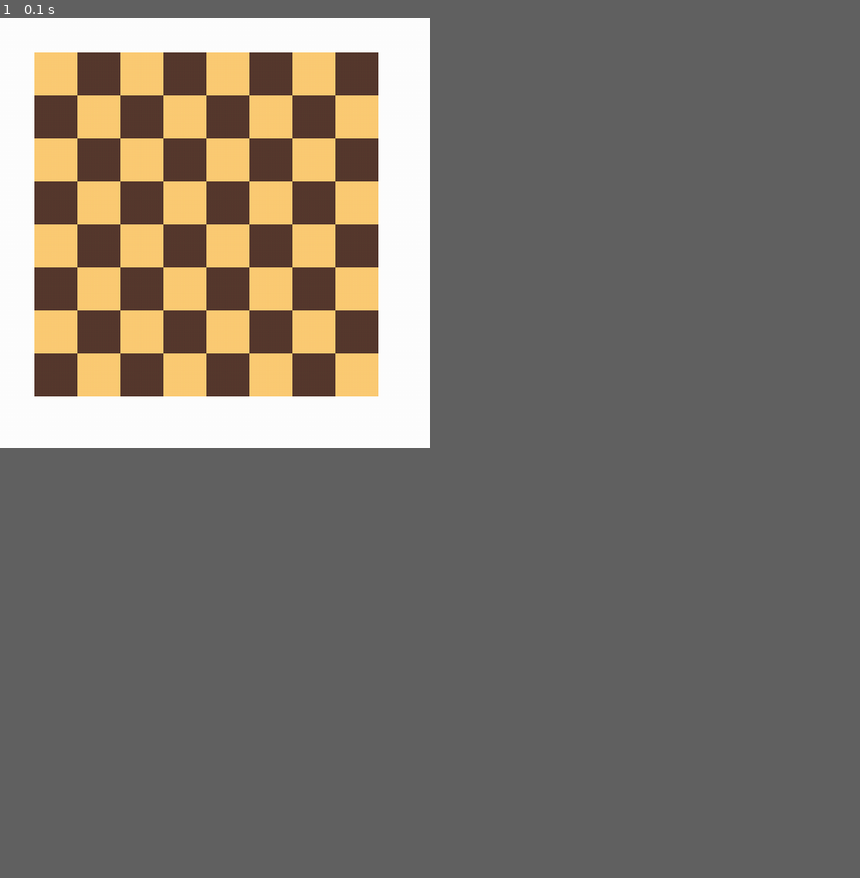
Above: before the commit, frame 1.
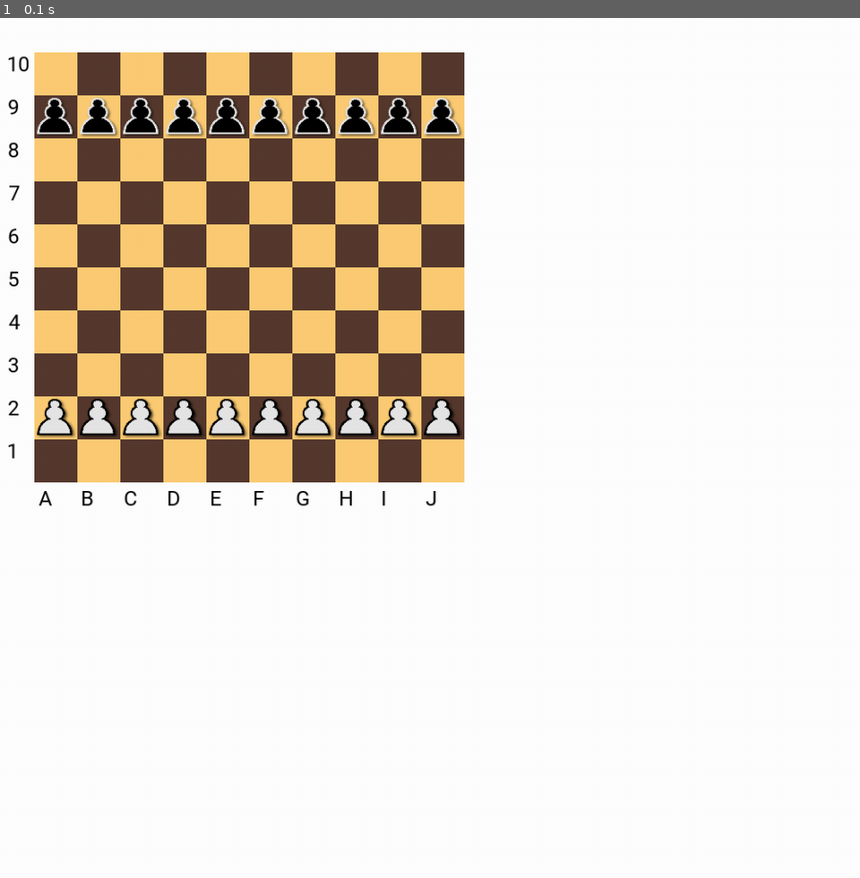
Above: after the commit, the same moment.

Repository: icebox20/wec2020
Game: pygame game, started from game/frontend.py
Two runs of this game, one before a commit and one after it. Both use one fixed random seed, a clock stepped at 60 frames per second and the inputs below.
Inputs:
- Up to frame 1 (0.1 s): no input
The window is 450x450 before the commit and 900x900 after it. Grey fills any space a smaller window leaves; there, only what the larger window draws over its background counts as a difference.

The runs differ from the first frame. In frame 1, 10% of the frame differs, in the area x 1-54%, y 4-57%.

Commit message:
initalize board 1

Diff:
--- a/game/frontend.py
+++ b/game/frontend.py
@@ -1,11 +1,10 @@
-# Simple pygame program
+import pygame
+import pygame.freetype
 
-# Import and initialize the pygame library
-import pygame
 pygame.init()
-
-# Set up the drawing window
-screen = pygame.display.set_mode([500, 500])
+pygame.font.init()
+font = pygame.freetype.Font("Roboto-Regular.ttf", 24)
+screen = pygame.display.set_mode([1000, 1000])
 
 BLACK = (0, 0, 0)
 WHITE = (255, 255, 255)
@@ -17,31 +16,75 @@
 RED = (215, 0, 0)
 ORANGE = (255, 165, 0)
 
-def draw_squares(screen):
+#           0     1     2    3     4     5     6      7    8     9     10    11    12    13
+pieces = ['wP', 'wB', 'wR', 'wN', 'wQ', 'wK', 'wV', 'bP', 'bB', 'bR', 'bN', 'bQ', 'bK', 'bV']
+IMAGES = {}
+
+
+def load_images():
+    for piece in pieces:
+        # print("assets/chess_pieces/" + piece + ".png")
+        IMAGES[piece] = pygame.transform.scale(pygame.image.load("assets/chess_pieces/" + piece + ".png"), (50, 50))
+
+
+def coords_to_notation(coords):
+    return f'{chr(97 + coords[0])}{8 - coords[1]}'
+
+
+def notation_to_coords(notation):
+    convert = {"a": 1, "b": 2, "c": 3, "d": 4, "e": 5, "f": 6, "g": 7, "h": 8, "i": 9, "j": 10, "k": 11, "l": 12 }
+    if isinstance(notation, str):
+        return 40 + 50 * (convert[notation] - 1)
+
+    return 40 + 50 * (size - notation)
+
+
+def draw_squares(screen, size=8):
     colour_dict = {True: LIGHT, False: DARK}
     current_colour = True
-    for row in range(8):
-        for square in range(8):
+    for row in range(size):
+        for square in range(size):
             pygame.draw.rect(screen, colour_dict[current_colour], ((40 + (square * 50)), 40 + (row * 50), 50, 50))
             current_colour = not current_colour
         current_colour = not current_colour
 
-# Run until the user asks to quit
+
+def draw_coords(screen, font, size):
+    for row in range(size):
+        font.render_to(screen, (10, 45 + (row * 50)), str(size - row))
+    for col in range(size):
+        font.render_to(screen, (45 + (col * 50), (size + 1) * 50), chr(65 + col))
+
+
+def draw_piece(screen, piece, x, y):
+    for row in range(size):
+        font.render_to(screen, (10, 45 + (row * 50)), str(size - row))
+    for col in range(size):
+        font.render_to(screen, (45 + (col * 50), (size + 1) * 50), chr(65 + col))
+
+
+def init_board(screen):
+    for i in range(size):
+        screen.blit(IMAGES['wP'], pygame.Rect(notation_to_coords(i + 1), notation_to_coords(2), 50, 50))
+        screen.blit(IMAGES['bP'], pygame.Rect(notation_to_coords(i + 1), notation_to_coords(9), 50, 50))
+    return
+
+
+size = 10
 running = True
+load_images()
+
 while running:
 
-    # Did the user click the window close button?
     for event in pygame.event.get():
         if event.type == pygame.QUIT:
             running = False
 
-    # Fill the background with white
     screen.fill((255, 255, 255))
 
-    # Draw a solid blue circle in the center
-    draw_squares(screen)
-
-    # Flip the display
+    draw_squares(screen, size)
+    draw_coords(screen, font, size)
+    init_board(screen)
     pygame.display.flip()
 
 # Done! Time to quit.
Binary file added: game/Roboto-Regular.ttf
Binary file added: game/assets/chess_pieces/bB.png
Binary file added: game/assets/chess_pieces/bK.png
Binary file added: game/assets/chess_pieces/bN.png
Binary file added: game/assets/chess_pieces/bP.png
Binary file added: game/assets/chess_pieces/bQ.png
Binary file added: game/assets/chess_pieces/bR.png
Binary file added: game/assets/chess_pieces/bV.png
Binary file added: game/assets/chess_pieces/wB.png
Binary file added: game/assets/chess_pieces/wK.png
Binary file added: game/assets/chess_pieces/wN.png
Binary file added: game/assets/chess_pieces/wP.png
(and 3 more such lines)
